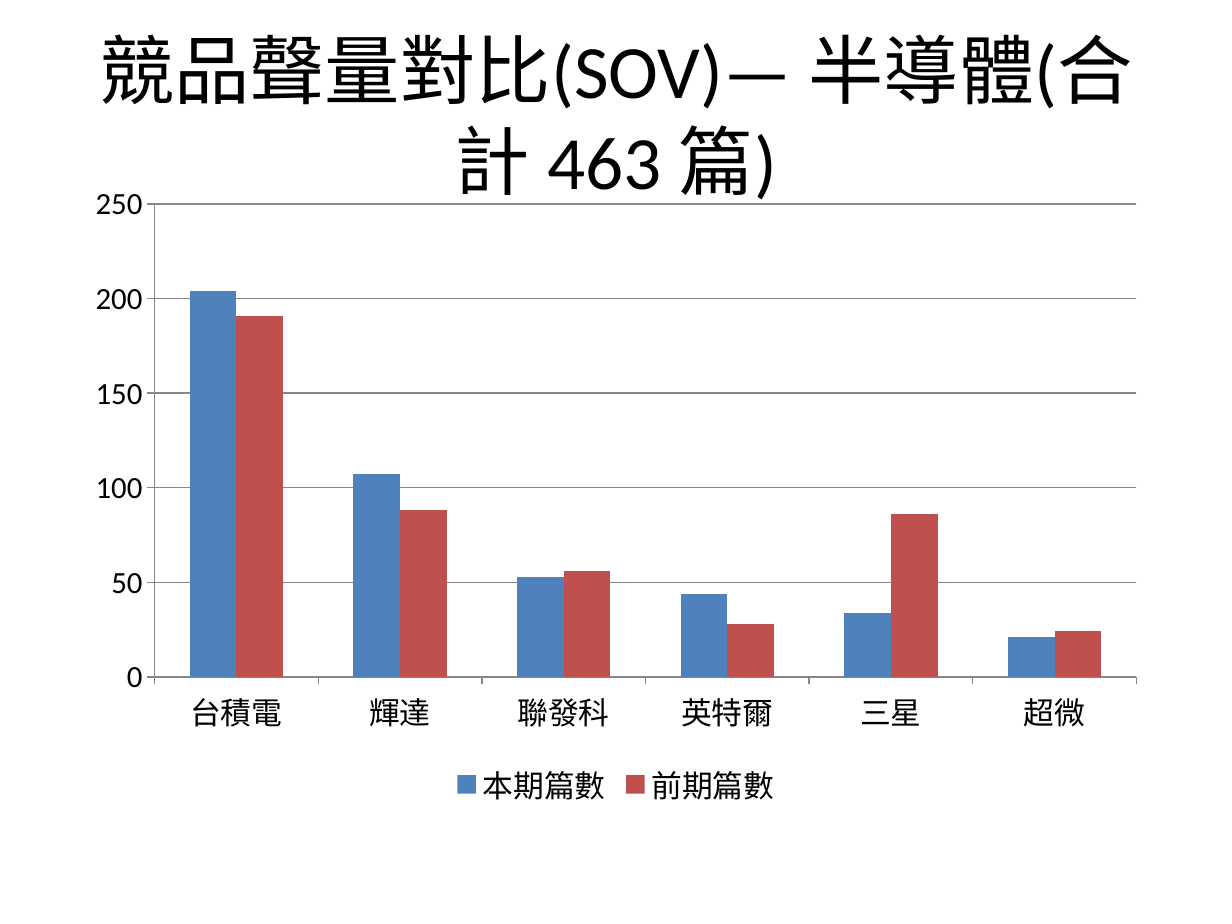
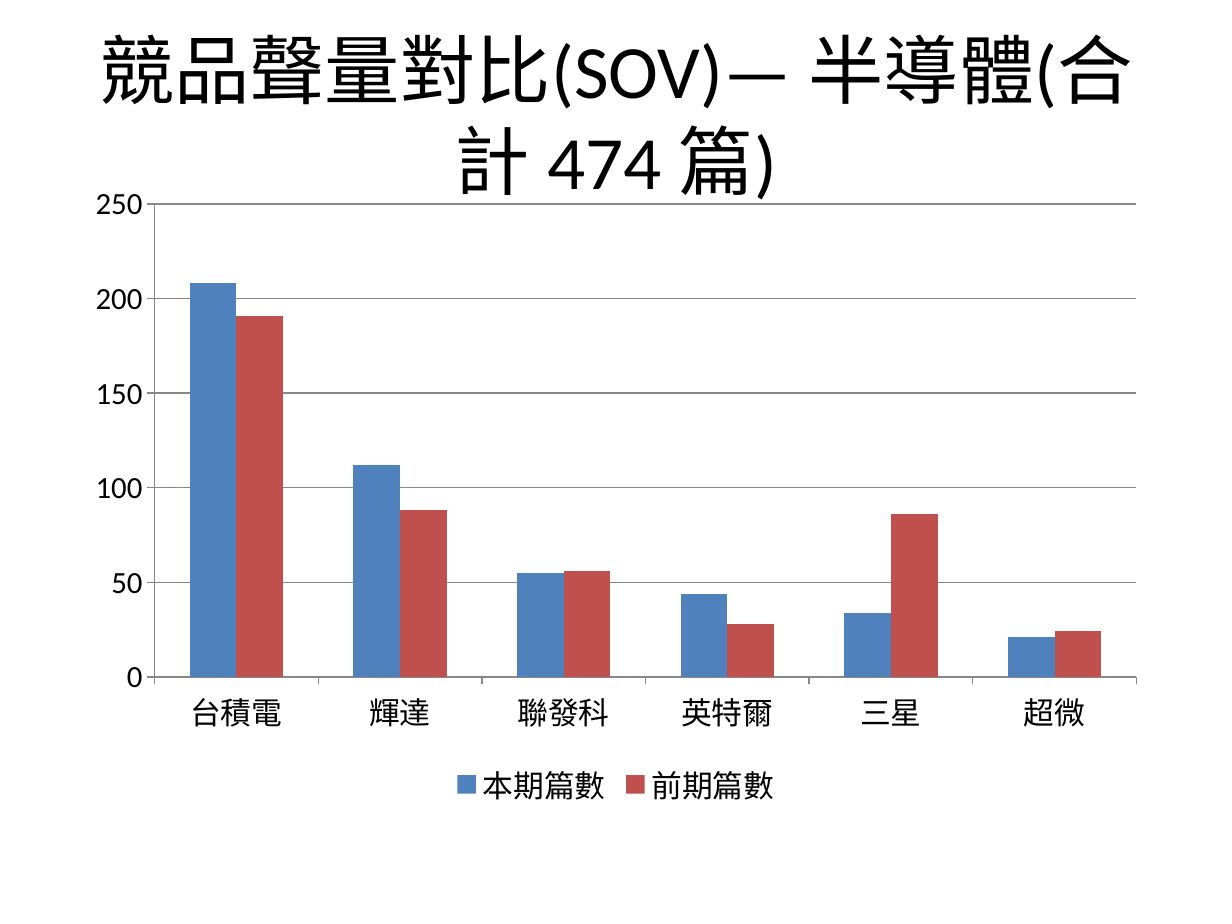
Before and after one commit to AndyChen825/industry-monitor, a slide deck: slide 5 of docs/reports/台灣產業趨勢監測週報_2026-09-14_2026-09-21.pptx. Drawn at 1232x924 pixels with LibreOffice and Linux fonts; fonts in the diff are those of the drawing. Boxes give left, top, right and bottom in pixels: in the first picture for what was removed or moved away, otherwise in the second. Text is boxed around its words. In the diff, an @@ line names an element or a change of style, - is before the commit and + after.

```diff
--- a/docs/reports/台灣產業趨勢監測週報_2026-09-14_2026-09-21.pptx
+++ b/docs/reports/台灣產業趨勢監測週報_2026-09-14_2026-09-21.pptx
@@ title at box(99, 34, 1133, 205): text changed @@
-競品聲量對比(SOV)— 半導體(合計 463 篇)
+競品聲量對比(SOV)— 半導體(合計 474 篇)
@@ column chart at box(74, 172, 1158, 813) @@
@@ 本期篇數, 台積電: 204 to 208 @@
@@ 本期篇數, 輝達: 107 to 112 @@
@@ 本期篇數, 聯發科: 53 to 55 @@
```
Also in this commit, not shown: 5 other slides changed, 7 other files.
